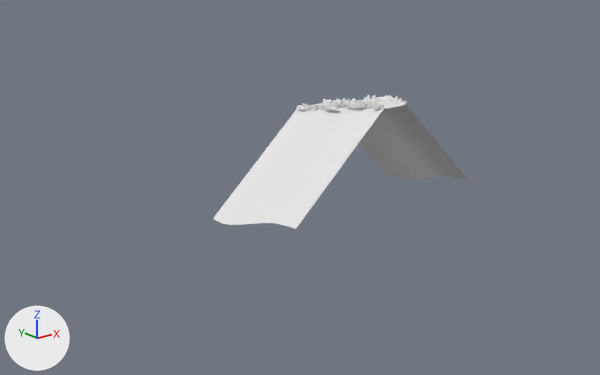
A saved change to the OBJ model VektoriaApp/models/RoadTiles/RoadTiles_Curve_UpDown/RoadTiles_Curve_L_Down/RoadTile_Curve_L_Down1.obj.
Rendered twice from a camera (50 mm lens) standing at (-1836.0, -1968.0, 537.0) and looking at (-203.0, 74.0, -279.0). Arrows for +X, +Y and +Z are at lower left; the lights stay in place. Where no turn or scale is listed for an object, it has been applied to the vertices.

Objects in the first picture: 'Rocks_LowPoly1_Cube.012'.
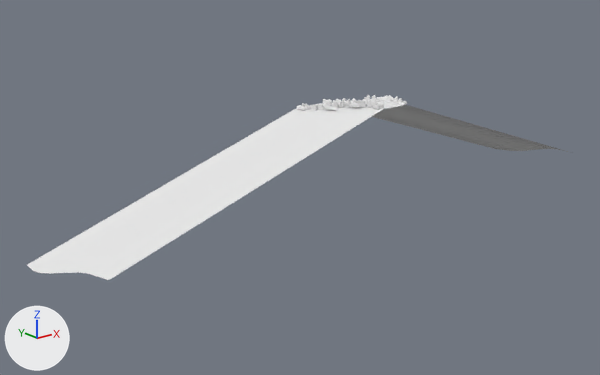
Where the change shows, as pixel boxes [x1, y1, x2, y2] in the pictures (600 x 375 px; the box of a moved part takes in the faces that stretch with it):
'Rocks_LowPoly1_Cube.012', reshaped (112% wider, 38% taller): before [213, 95, 469, 229]; after [27, 95, 572, 280]
part 1 of me_rocks_lowpoly1_cube_012, moved or reshaped: before [359, 105, 469, 181]; after [372, 105, 572, 153]
part 2 of me_rocks_lowpoly1_cube_012, moved or reshaped: before [213, 107, 383, 229]; after [27, 107, 383, 280]

What changed in the scene script:
```text
Change me_rocks_lowpoly1_cube_012:
    where me_rocks_lowpoly1_cube_012.from_pydata(...)  # 4635 vertices, 9072 faces, 5 loose edges; spans x -497.0..380.0, y -150.0..150.0, z -345.0..22.0
    used by ob_rocks_lowpoly1_cube_012; location = (0.0, 0.0, 0.0)
    before: 4602 (380.0, -95.0, -315.0) at pixel (457, 177), 4603 (380.0, -68.0, -317.0) at pixel (451, 176), 4604 (380.0, -41.0, -321.0) at pixel (445, 175), 4605 (336.0, 41.0, -339.0) at pixel (420, 177), 4606 (318.0, 68.0, -343.0) at pixel (411, 178)
    before: 4608 (292.0, 123.0, -345.0) at pixel (395, 176), 4609 (373.0, -14.0, -327.0) at pixel (438, 176), 4610 (358.0, 14.0, -333.0) at pixel (430, 176), 4611 (280.0, 150.0, -345.0) at pixel (388, 175), 4612 (380.0, -150.0, -315.0) at pixel (469, 181)
    before: 4615 (-410.0, -95.0, -315.0) at pixel (281, 224), 4618 (-456.0, 14.0, -333.0) at pixel (247, 224), 4620 (-416.0, -68.0, -317.0) at pixel (274, 223)
    me_rocks_lowpoly1_cube_012 part 1
    add for i in [*range(4602, 4607), 4609, 4610]: me_rocks_lowpoly1_cube_012.vertices[i].co += Vector((618.0, 0.0, 0.0))
    add for i in [4608, 4611, 4612]: me_rocks_lowpoly1_cube_012.vertices[i].co += Vector((620.0, 0.0, 0.0))
    me_rocks_lowpoly1_cube_012.vertices[4601].co: (380.0, -123.0, -315.0) -> (999.0, -123.0, -315.0)  # pixel (463, 179) -> pixel (566, 151)
    me_rocks_lowpoly1_cube_012.vertices[4607].co: (305.0, 95.0, -345.0) -> (924.0, 95.0, -345.0)  # pixel (403, 177) -> pixel (509, 150)
    me_rocks_lowpoly1_cube_012 part 2
    add for i in [4615, 4618, 4620]: me_rocks_lowpoly1_cube_012.vertices[i].co += Vector((-608.0, 0.0, 0.0))
    me_rocks_lowpoly1_cube_012.vertices[4613].co: (-497.0, 123.0, -345.0) -> (-1101.0, 123.0, -345.0)  # pixel (217, 221) -> pixel (30, 268)
    me_rocks_lowpoly1_cube_012.vertices[4614].co: (-497.0, 95.0, -345.0) -> (-1102.0, 95.0, -345.0)  # pixel (222, 223) -> pixel (33, 271)
    me_rocks_lowpoly1_cube_012.vertices[4616].co: (-403.0, -123.0, -315.0) -> (-1009.0, -123.0, -315.0)  # pixel (288, 226) -> pixel (101, 277)
    me_rocks_lowpoly1_cube_012.vertices[4617].co: (-473.0, 41.0, -339.0) -> (-1080.0, 41.0, -339.0)  # pixel (238, 224) -> pixel (49, 273)
    me_rocks_lowpoly1_cube_012.vertices[4619].co: (-488.0, 68.0, -343.0) -> (-1094.0, 68.0, -343.0)  # pixel (229, 224) -> pixel (40, 273)
    me_rocks_lowpoly1_cube_012.vertices[4621].co: (-425.0, -41.0, -321.0) -> (-1034.0, -41.0, -321.0)  # pixel (266, 222) -> pixel (78, 272)
    me_rocks_lowpoly1_cube_012.vertices[4622].co: (-441.0, -14.0, -327.0) -> (-1049.0, -14.0, -327.0)  # pixel (257, 223) -> pixel (68, 272)
    me_rocks_lowpoly1_cube_012.vertices[4623].co: (-497.0, 150.0, -345.0) -> (-1100.0, 150.0, -345.0)  # pixel (212, 218) -> pixel (26, 264)
    me_rocks_lowpoly1_cube_012.vertices[4624].co: (-397.0, -150.0, -315.0) -> (-1001.0, -150.0, -315.0)  # pixel (296, 228) -> pixel (108, 280)
```
